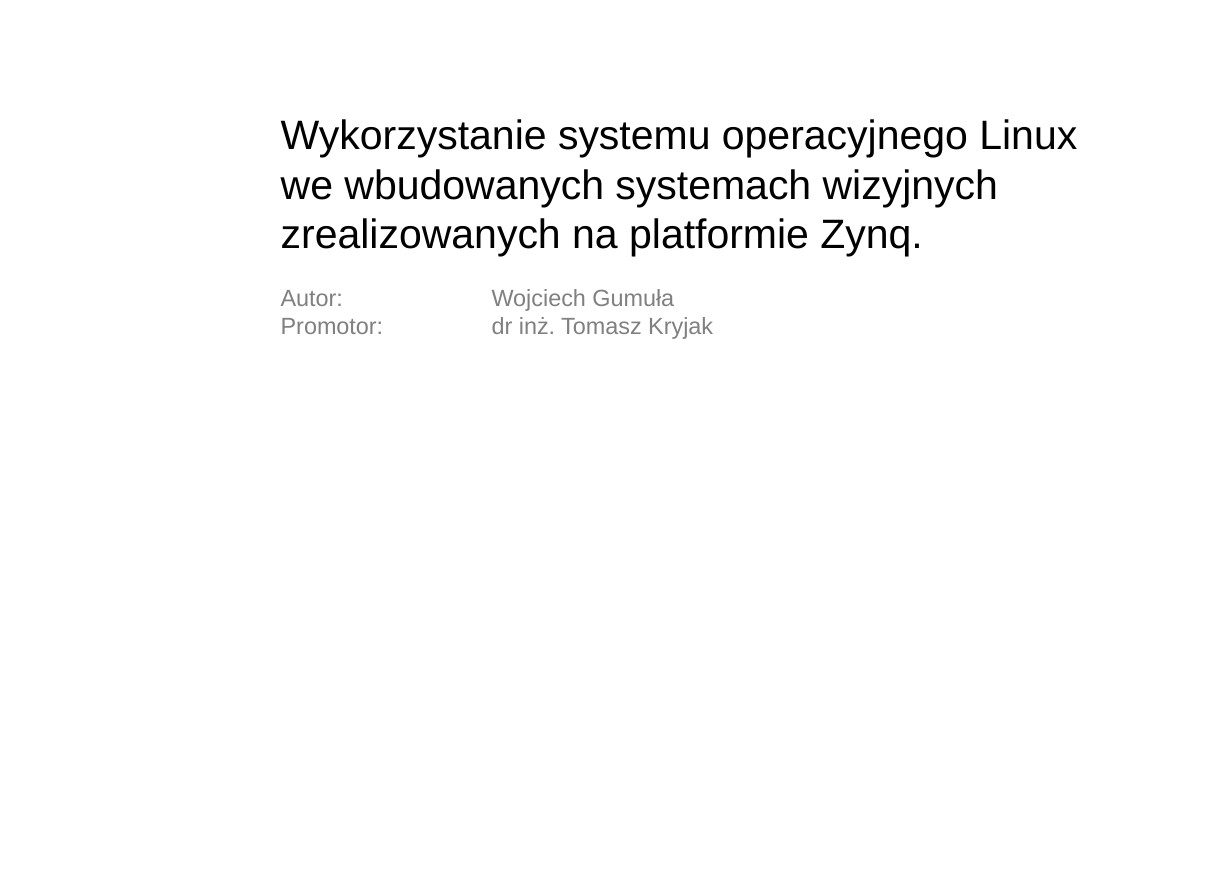
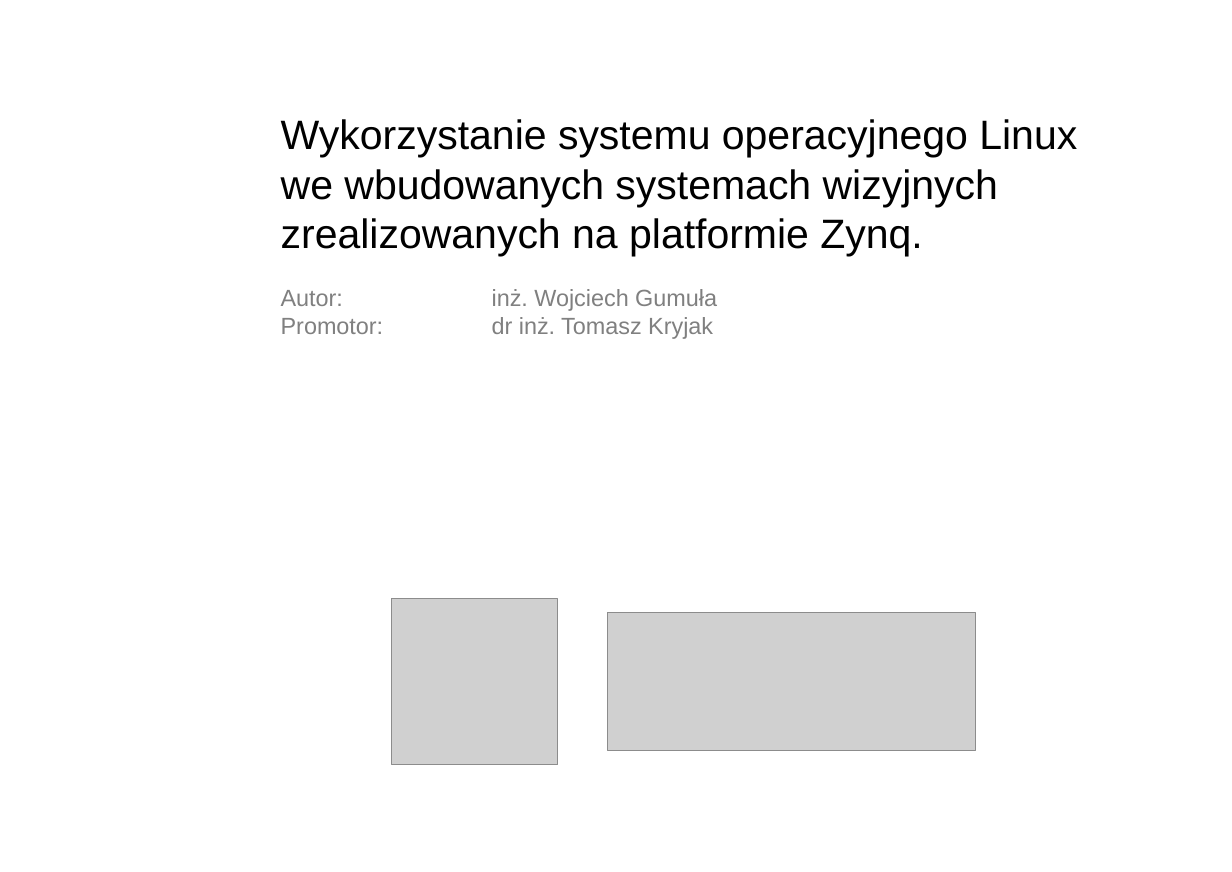
Before and after one commit to wgml/magister-doc, a slide deck: slide 1 of prezentacja.pptx. Drawn at 1232x872 pixels with LibreOffice and Linux fonts; fonts in the diff are those of the drawing; grey boxes stand for pictures; background and template pictures are left out. Boxes give left, top, right and bottom in pixels: in the first picture for what was removed or moved away, otherwise in the second. Text is boxed around its words. In the diff, an @@ line names an element or a change of style, - is before the commit and + after.

```diff
--- a/prezentacja.pptx
+++ b/prezentacja.pptx
@@ text at <box>281,289,717,311</box>: text changed @@
-Autor: Wojciech Gumuła
+Autor: inż. Wojciech Gumuła
@@ picture added at <box>391,598,557,764</box> @@
@@ picture added at <box>608,613,975,751</box> @@
```
Also in this commit, not shown: 8 other slides changed, 1 slide added, 1 other file.
